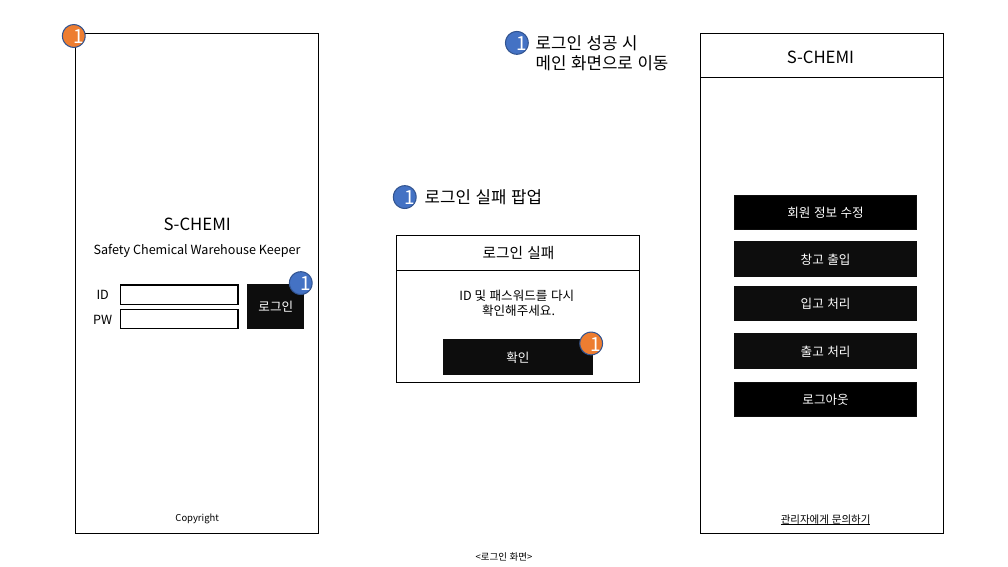
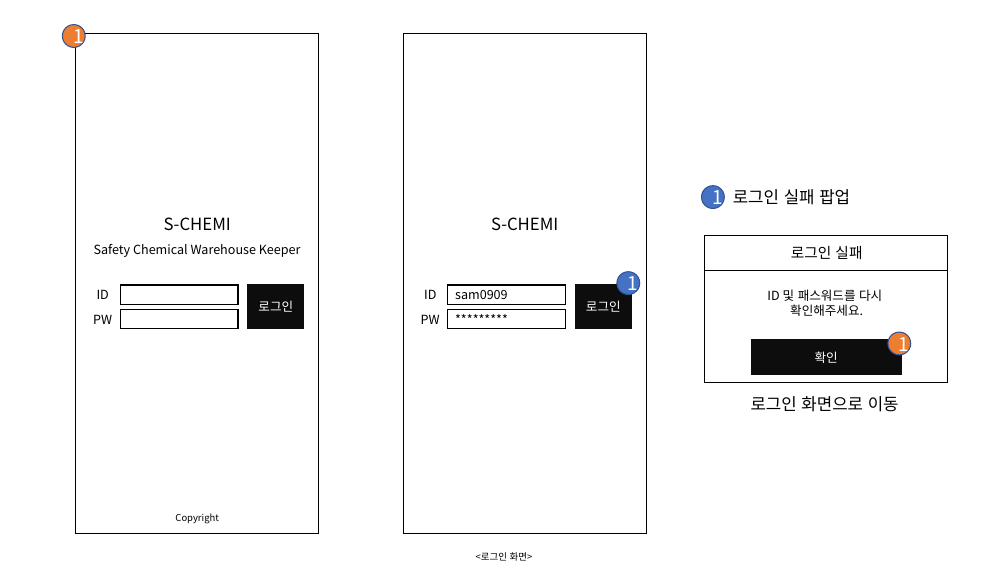
Before and after one commit to CDP2-4/Documents, a slide deck: slide 2 of screen_detail_design_app.pptx. Drawn at 1008x567 pixels with LibreOffice and Linux fonts; fonts in the diff are those of the drawing. Boxes give left, top, right and bottom in pixels: in the first picture for what was removed or moved away, otherwise in the second. Text is boxed around its words. In the diff, an @@ line names an element or a change of style, - is before the commit and + after.

```diff
--- a/screen_detail_design_app.pptx
+++ b/screen_detail_design_app.pptx
@@ rectangle: place and size @@
-rectangle at (397,236,640,383)
+rectangle at (403,34,646,534)
@@ line removed from (701, 77) to (944, 77) @@
@@ 1 rectangle, 1 text, 1 ellipse: place and size @@
-1 rectangle, 1 text, 1 ellipse at (393,186,593,375)
+1 rectangle, 1 text, 1 ellipse at (702,186,901,375)
@@ rectangle removed at (734,195,917,230) @@
-회원 정보 수정
@@ text "S-CHEMI": place and size @@
-text "S-CHEMI" at (787,50,854,63)
+text "S-CHEMI" at (491,217,558,230)
@@ rectangle: place and size @@
-rectangle at (701,34,944,534)
+rectangle at (705,236,948,383)
@@ rectangle added at (705,236,948,271), outline #000000 1 pt @@
@@ text "로그인 실패": place and size @@
-text "로그인 실패" at (483,246,554,259)
+text "로그인 실패" at (791,246,862,259)
@@ rectangle removed at (734,242,917,277) @@
-창고 출입
@@ ellipse removed at (290,271,312,294) @@
-1
@@ text added at (424,289,436,299), 12 pt, text #000000 @@
+ID
@@ rectangle added at (448,285,566,304), outline #000000 1 pt, 12 pt, text #000000 @@
+sam0909
@@ rectangle added at (575,285,631,329), fill #0D0D0D, outline #0D0D0D 1 pt, 12 pt, text #FFFFFF @@
+로그인
@@ ellipse "1": place and size @@
-ellipse "1" at (580,332,603,355)
+ellipse "1" at (617,271,640,294)
@@ ellipse "1" at (617,271,640,294): fill #ED7D31 to #4472C4 @@
@@ text "ID 및 패스워드를 다시": place and size @@
-text "ID 및 패스워드를 다시" at (459,289,574,316)
+text "ID 및 패스워드를 다시" at (767,289,882,316)
@@ rectangle removed at (734,287,917,321) @@
-입고 처리
@@ text added at (421,314,440,324), 12 pt, text #000000 @@
+PW
@@ text in rectangle at (448,310,566,329): text added @@
+*********
@@ rectangle "*********": place and size @@
-rectangle "*********" at (397,236,640,271)
+rectangle "*********" at (448,310,566,329)
@@ rectangle removed at (734,334,917,369) @@
-출고 처리
@@ ellipse "1": place and size @@
-ellipse "1" at (506,32,529,54)
+ellipse "1" at (888,332,910,355)
@@ ellipse "1" at (888,332,910,355): fill #4472C4 to #ED7D31 @@
@@ rectangle removed at (734,382,917,417) @@
-로그아웃
@@ text at (751,396,899,412): text changed @@
-로그인 성공 시
-메인 화면으로 이동
+로그인 화면으로 이동
@@ text removed at (781,514,871,525) @@
-관리자에게 문의하기
```
Also in this commit, not shown: 6 other slides changed, 2 slides added, 1 slide removed.
